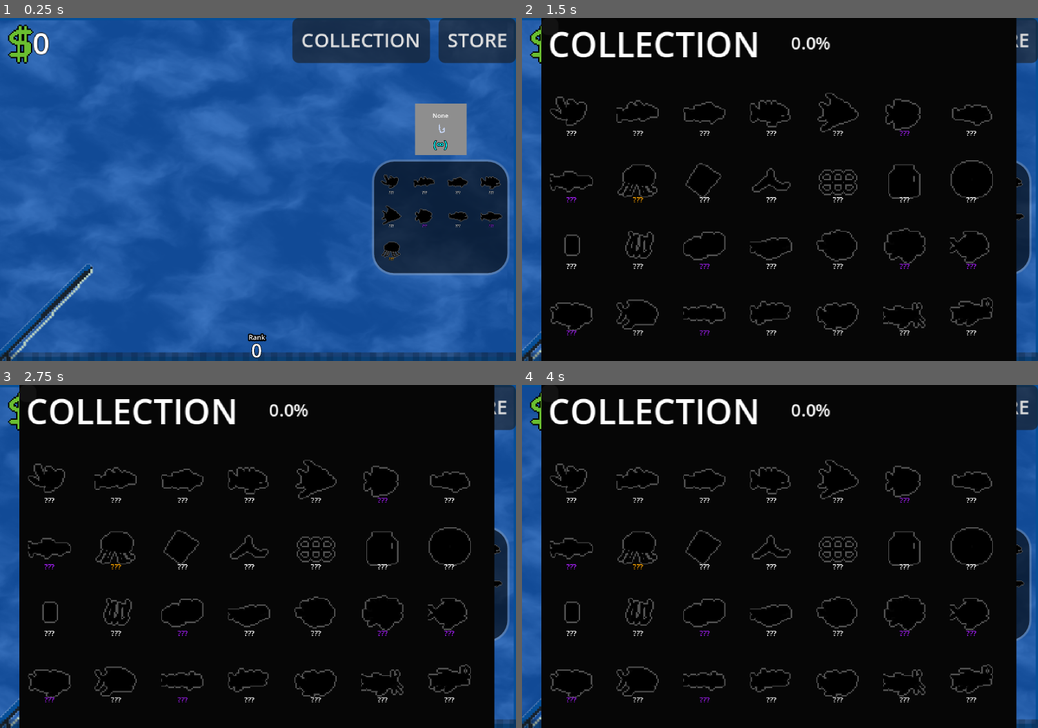
Above: before the commit, frames 1-4 (two rows, left to right).
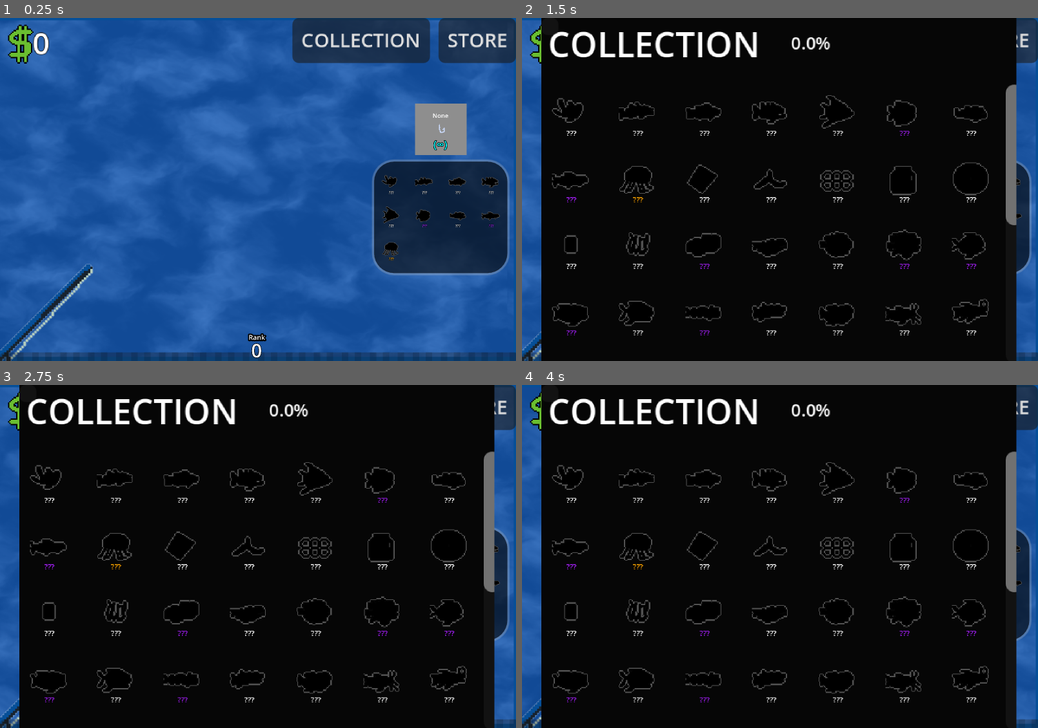
Above: after the commit, the same moments.

Repository: mathew-tran/fish-clicker
Game: Godot game, scene res://Scenes/Main.tscn
Two runs of this game, one before a commit and one after it. Both use one fixed random seed, a clock stepped at 60 frames per second and the inputs below.
Inputs:
- Up to frame 1 (0.25 s): no input
- Up to frame 2 (1.5 s): click "COLLECTION" at 0.5 s; click "STORE" at 1.25 s
- Up to frame 3 (2.75 s): click "COLLECTION" at 2 s
- Up to frame 4 (4 s): click "STORE" at 2.75 s; click "COLLECTION" at 3.5 s

The runs differ from the first frame. In frame 1, 0.5% of the frame differs, in the area x 73-98%, y 45-70%; in frame 2, 5.3%, in the area x 5-98%, y 19-92%; in frame 3, 5.3%; in frame 4, 5.3%.

Commit message:
fix showing item collection

Diff:
--- a/fishclicker/Prefabs/UI/CollectionScreen.tscn
+++ b/fishclicker/Prefabs/UI/CollectionScreen.tscn
@@ -10,7 +10,7 @@
 [node name="ScrollContainer" type="ScrollContainer" parent="."]
 custom_minimum_size = Vector2(0, 130)
 offset_top = 31.0
-offset_right = 234.0
+offset_right = 224.0
 offset_bottom = 161.0
 horizontal_scroll_mode = 0
 
--- a/fishclicker/Prefabs/UI/FishItem.tscn
+++ b/fishclicker/Prefabs/UI/FishItem.tscn
@@ -27,12 +27,13 @@
 anchor_top = 0.5
 anchor_right = 0.5
 anchor_bottom = 0.5
-offset_left = -10.0
-offset_top = -10.0
-offset_right = 10.0
-offset_bottom = 10.0
+offset_left = -8.5
+offset_top = -8.5
+offset_right = 11.5
+offset_bottom = 11.5
 grow_horizontal = 2
 grow_vertical = 2
+scale = Vector2(0.85, 0.85)
 texture = ExtResource("1_i32tc")
 expand_mode = 4
 stretch_mode = 5
